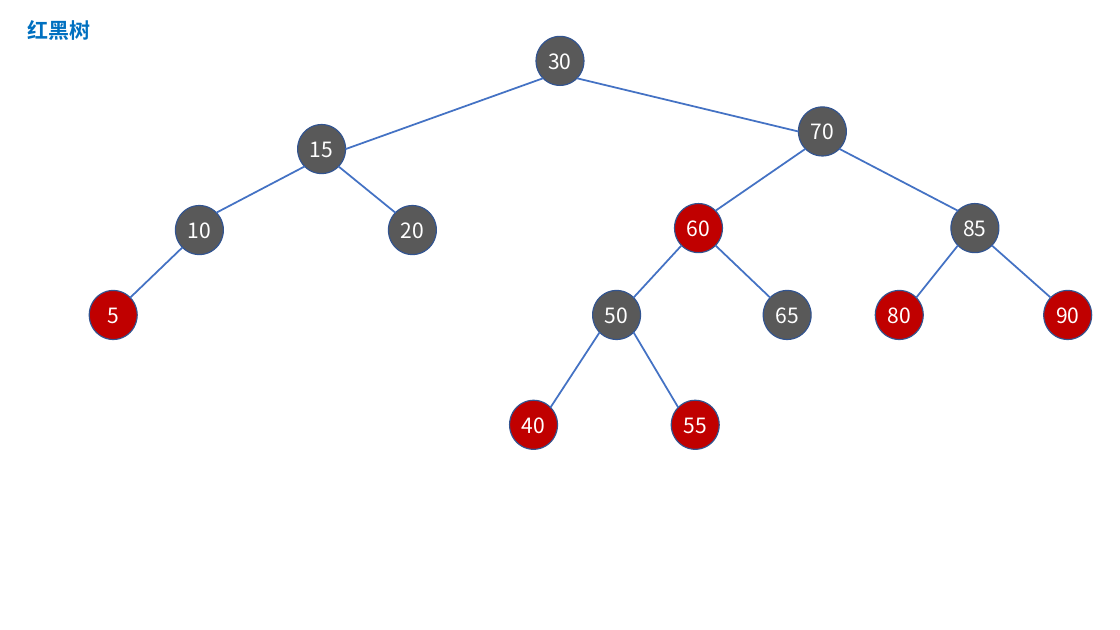
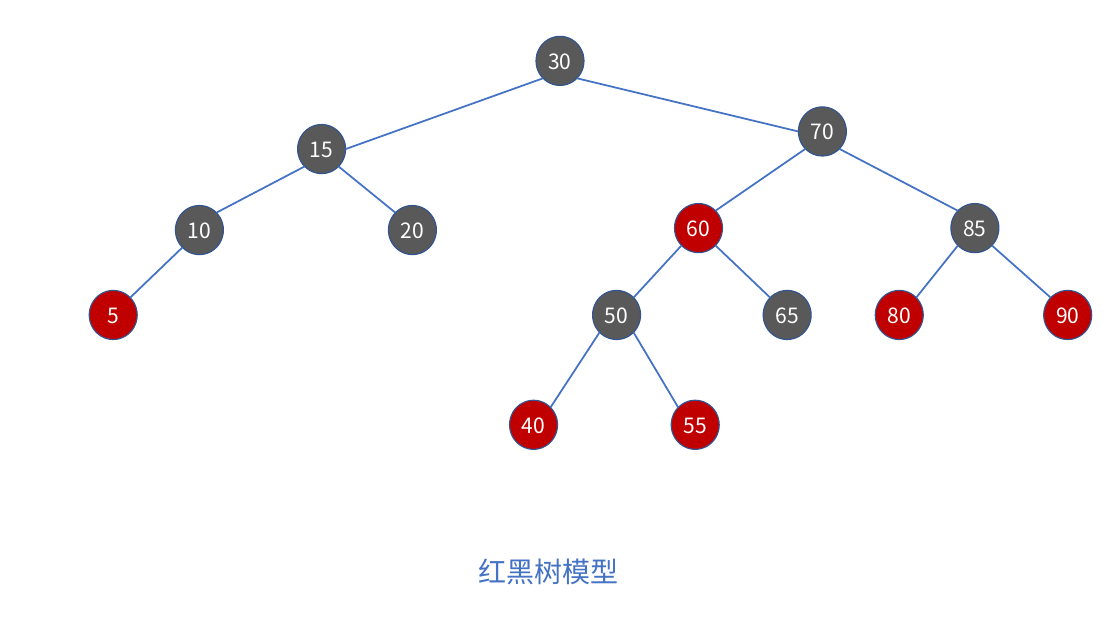
Before and after one commit to online-books/Data-Structures-and-Algorithm-Analysis-in-TS, a slide deck: slide 18 of Assets/visualization.pptx. Drawn at 1120x630 pixels with LibreOffice and Linux fonts; fonts in the diff are those of the drawing. Boxes give left, top, right and bottom in pixels: in the first picture for what was removed or moved away, otherwise in the second. Text is boxed around its words. In the diff, an @@ line names an element or a change of style, - is before the commit and + after.

```diff
--- a/Assets/visualization.pptx
+++ b/Assets/visualization.pptx
@@ text at [478, 558, 618, 585]: text changed; size 18 to 24 pt; text colour #0070C0 to #4472C4; bold off @@
-红黑树
+红黑树模型
```
Also in this commit, not shown: 1 other slide changed, 3 slides added, 16 other files.
